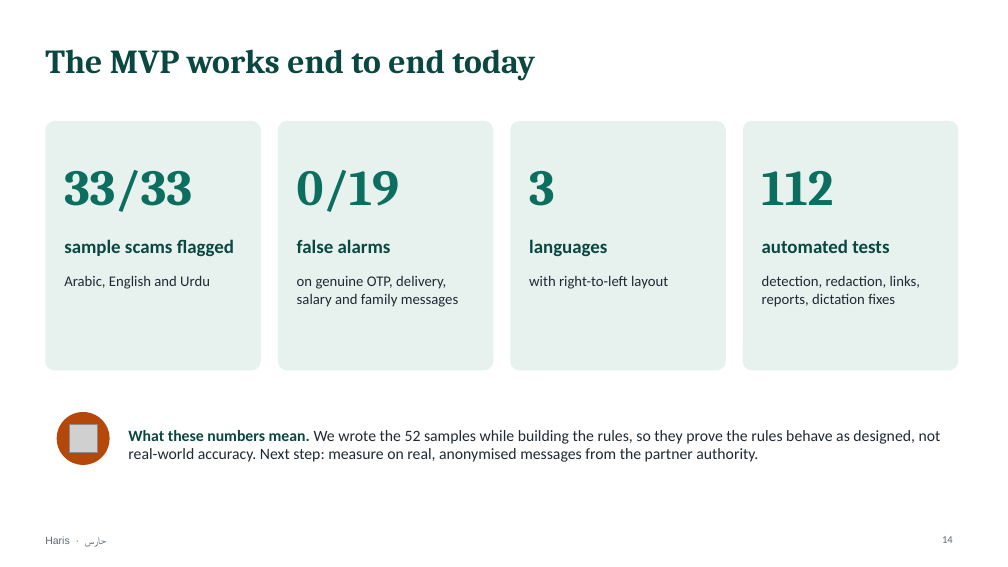
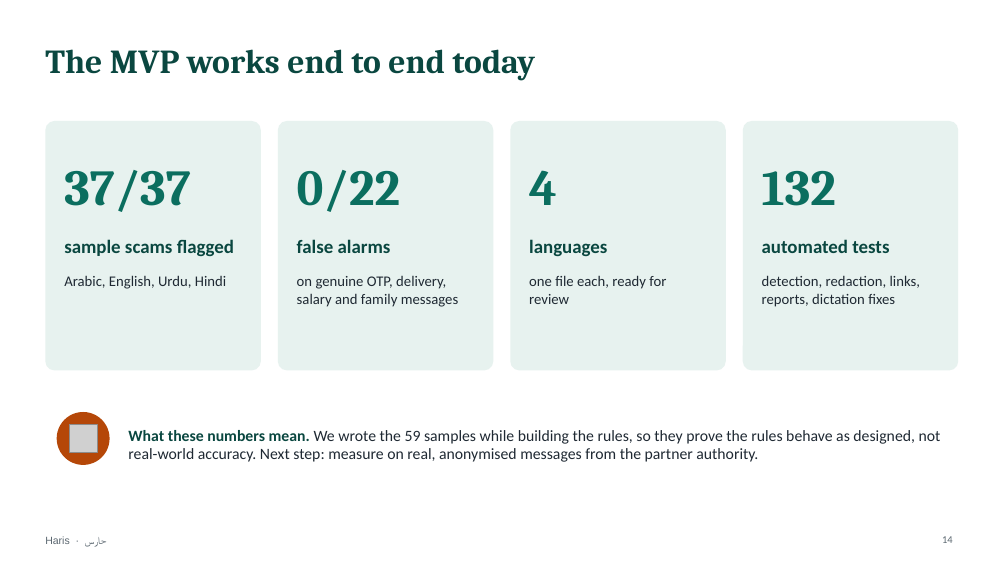
Before and after one commit to mohamedtorky2022/Haris, a slide deck: slide 14 of docs/Haris-presentation.pptx. Drawn at 1008x567 pixels with LibreOffice and Linux fonts; fonts in the diff are those of the drawing; grey boxes stand for pictures. Boxes give left, top, right and bottom in pixels: in the first picture for what was removed or moved away, otherwise in the second. Text is boxed around its words. In the diff, an @@ line names an element or a change of style, - is before the commit and + after.

```diff
--- a/docs/Haris-presentation.pptx
+++ b/docs/Haris-presentation.pptx
@@ text at (64, 170, 190, 212): text changed @@
-33/33
+37/37
@@ text at (297, 170, 400, 212): text changed @@
-0/19
+0/22
@@ text at (529, 170, 557, 205): text changed @@
-3
+4
@@ text at (762, 171, 836, 206): text changed @@
-112
+132
@@ text at (64, 275, 226, 289): text changed @@
-Arabic, English and Urdu
+Arabic, English, Urdu, Hindi
@@ text at (529, 275, 666, 304): text changed @@
-with right-to-left layout
+one file each, ready for review
@@ text at (128, 430, 941, 462): text changed @@
-What these numbers mean. We wrote the 52 samples while building the rules, so they prove the rules behave as designed, not real-world accuracy. Next step: measure on real, anonymised messages from the partner authority.
+What these numbers mean. We wrote the 59 samples while building the rules, so they prove the rules behave as designed, not real-world accuracy. Next step: measure on real, anonymised messages from the partner authority.
```
Also in this commit, not shown: 7 other slides changed, 27 other files.
